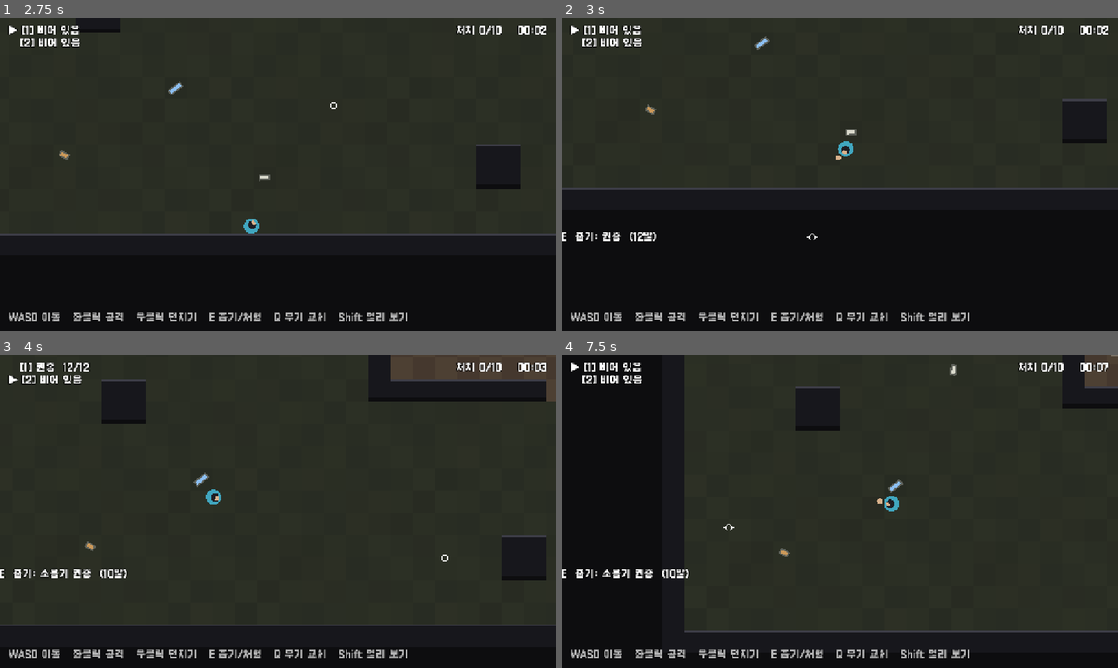
Above: before the commit, frames 1-4 (two rows, left to right).
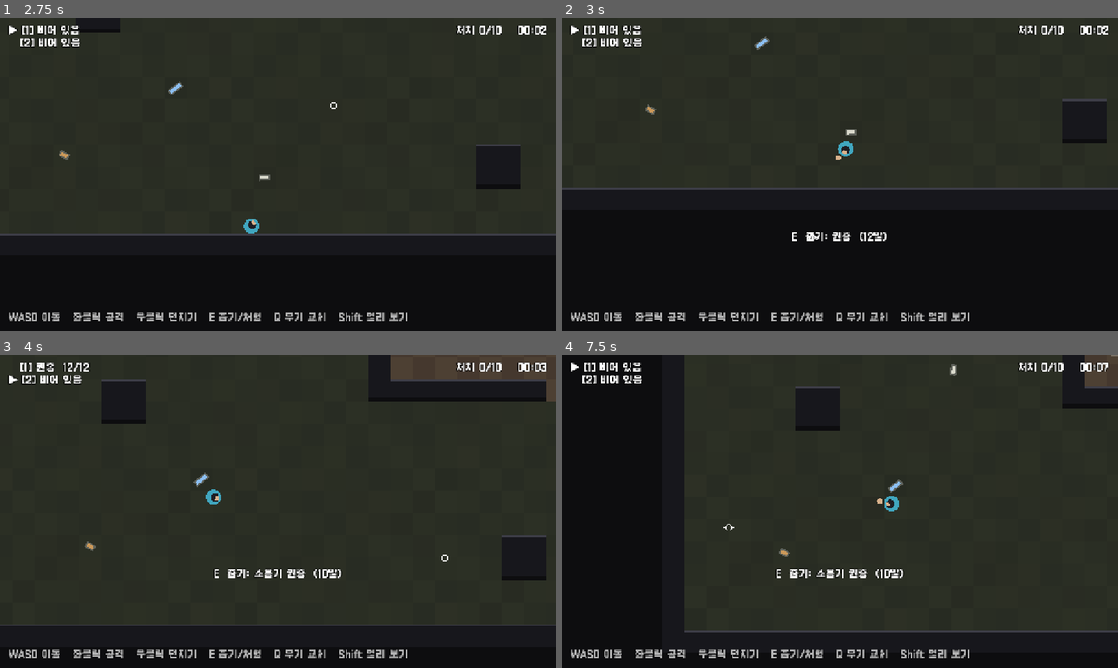
Above: after the commit, the same moments.

Repository: lastgamer05/Scavenge
Game: Godot game, scene res://scenes/main.tscn
The game is run twice, just before and just after one commit, with the same random seed, the same clock (stepped at 60 frames per second) and the same inputs.
Inputs (mouse positions are in pixels of both pictures, inside the frame that each line leads up to):
- Up to frame 1 (2.75 s): tap Enter at 0.5 s; move the mouse to (400, 158) at 0.52 s; press the mouse at (400, 158) at 0.53 s; hold D (move_right) 0.53-1.28 s; tap Space at 0.77, 1.52 s; move the mouse to (166, 190) at 1.27 s; release the mouse at (166, 190) at 1.28 s; hold S (move_down) 1.28-2.03 s; tap E (interact) at 1.35 s; tap R (restart) at 2 s; move the mouse to (333, 105) at 2.02 s; hold D (move_right) from 2.03 s (still down); hold Shift (look) from 2.03 s (still down)
- Up to frame 2 (3 s): move the mouse to (812, 237) at 2.77 s; release D (move_right) at 2.78 s; release Shift (look) at 2.78 s; hold W (move_up) from 2.78 s (still down); tap 1 (slot_1) at 2.85 s; click (812, 237) at 2.92 s
- Up to frame 3 (4 s): tap Space at 3.02, 3.77 s; move the mouse to (444, 558) at 3.52 s; release W (move_up) at 3.53 s; hold A (move_left) from 3.53 s (still down); tap 2 (slot_2) at 3.6 s
- Up to frame 4 (7.5 s): move the mouse to (673, 464) at 4.27 s; tap Q (swap) at 4.35 s; tap Space at 4.52, 6.02, 6.77 s; move the mouse to (867, 511) at 5.02 s; release A (move_left) at 5.03 s; hold S (move_down) 5.03-5.78 s; right-click (867, 511) at 5.1 s; click (867, 511) at 5.17 s; move the mouse to (756, 433) at 5.77 s; hold D (move_right) 5.78-6.53 s; click (756, 433) at 5.85 s; move the mouse to (962, 495) at 6.52 s; hold W (move_up) 6.53-7.28 s; tap E (interact) at 6.6 s; move the mouse to (728, 527) at 7.27 s; hold D (move_right) from 7.28 s (still down); tap Shift (look) at 7.35 s; click (728, 527) at 7.42 s

Frame 1 is identical in both runs. In frame 2, 0.5% of the frame differs, in the area x 0-59%, y 68-72%; in frame 3, 0.7%, in the area x 0-62%, y 68-72%; in frame 4, 0.7%.

Commit message:
Fix centered HUD labels collapsing to zero width
Co-Authored-By: Claude Opus 5.5 <noreply@anthropic.com>

Diff:
--- a/game/scripts/hud.gd
+++ b/game/scripts/hud.gd
@@ -53,7 +53,7 @@
 	hint.modulate = Color(1, 1, 1, 0.7)
 	var cross := Crosshair.new()
 	cross.hud = self
-	cross.set_anchors_preset(Control.PRESET_FULL_RECT)
+	cross.set_anchors_and_offsets_preset(Control.PRESET_FULL_RECT)
 	cross.mouse_filter = Control.MOUSE_FILTER_IGNORE
 	add_child(cross)
 
@@ -71,7 +71,7 @@
 
 func _centered(font_size: int, y_ratio: float) -> Label:
 	var l := _label(font_size, Vector2.ZERO)
-	l.set_anchors_preset(Control.PRESET_FULL_RECT)
+	l.set_anchors_and_offsets_preset(Control.PRESET_FULL_RECT)
 	l.horizontal_alignment = HORIZONTAL_ALIGNMENT_CENTER
 	l.vertical_alignment = VERTICAL_ALIGNMENT_TOP
 	l.anchor_top = y_ratio
